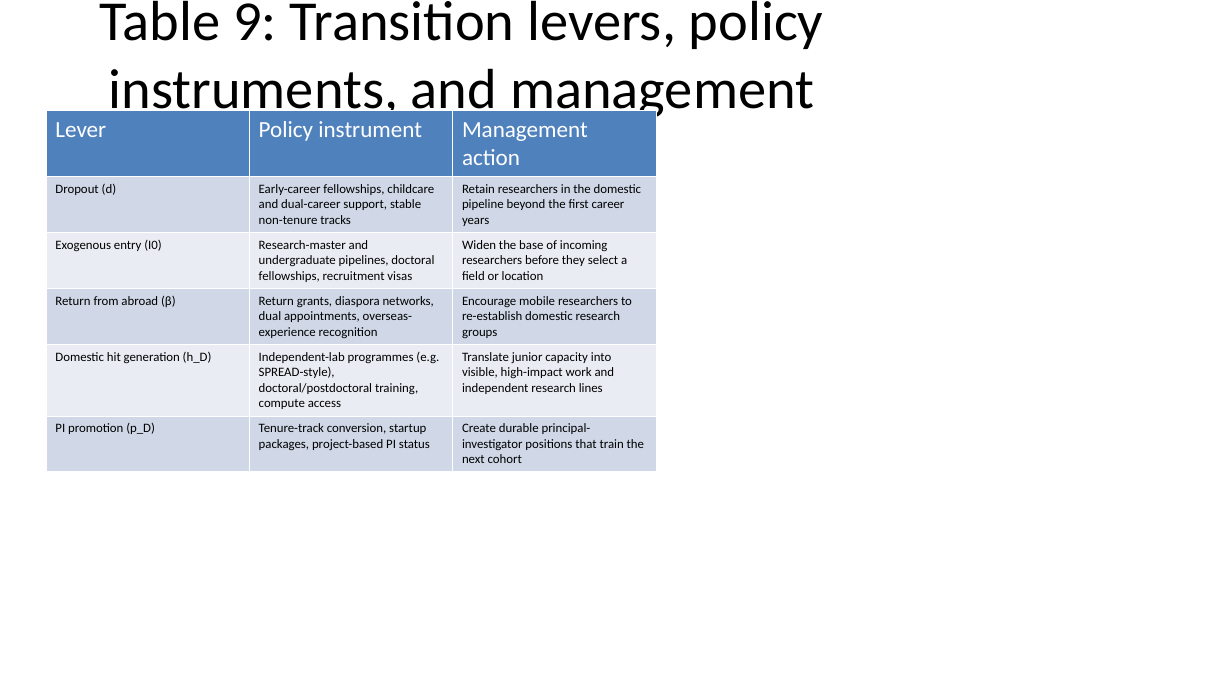
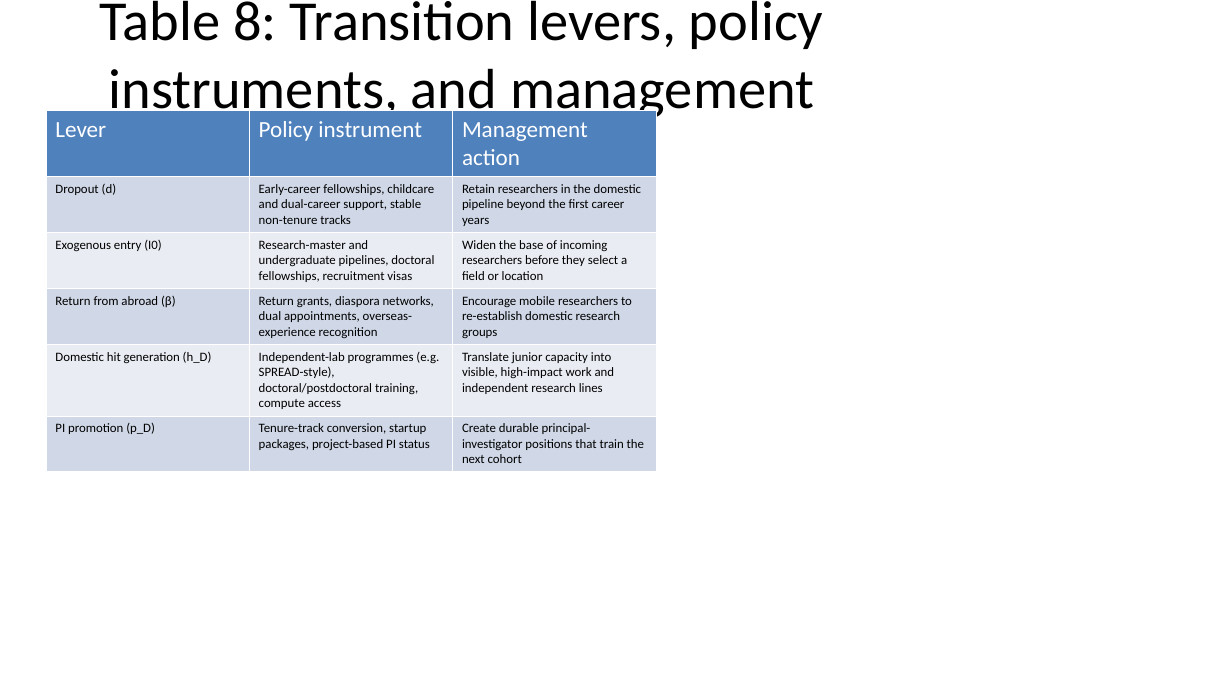
Before and after one commit to bougtoir/medical-accident-its-analysis, a slide deck: slide 13 of researcher_mobility_ode/docs/manuscript_full_article_figures.pptx. Drawn at 1232x693 pixels with LibreOffice and Linux fonts; fonts in the diff are those of the drawing. Boxes give left, top, right and bottom in pixels: in the first picture for what was removed or moved away, otherwise in the second. Text is boxed around its words. In the diff, an @@ line names an element or a change of style, - is before the commit and + after.

```diff
--- a/researcher_mobility_ode/docs/manuscript_full_article_figures.pptx
+++ b/researcher_mobility_ode/docs/manuscript_full_article_figures.pptx
@@ title at bbox=[99, 0, 824, 189]: text changed @@
-Table 9: Transition levers, policy instruments, and management actions
+Table 8: Transition levers, policy instruments, and management actions
```
Also in this commit, not shown: 1 other slide changed, 11 other files.
